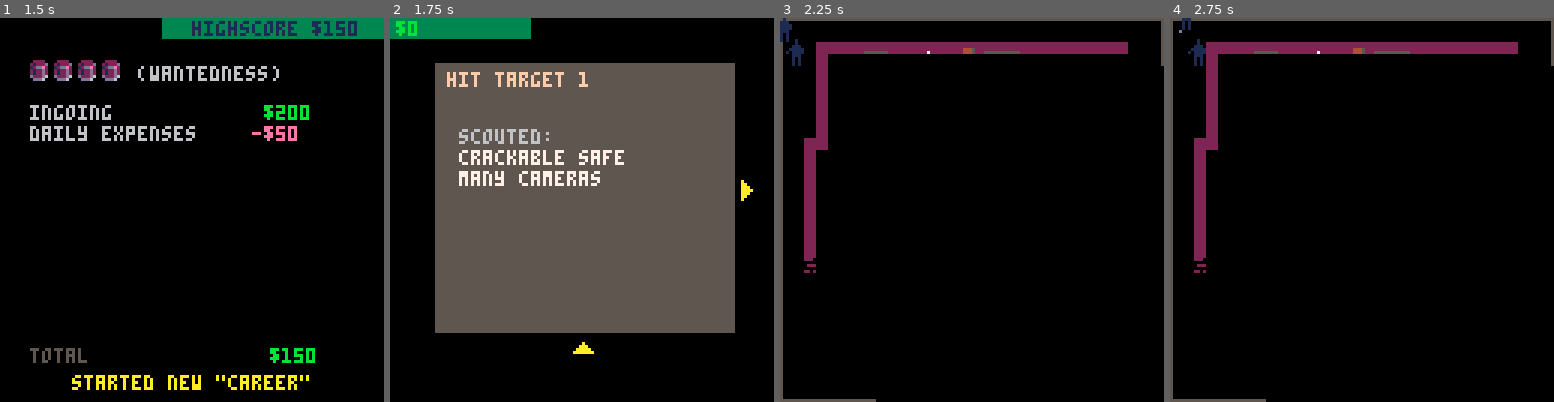
Above: before the commit, frames 1-4 (left to right).
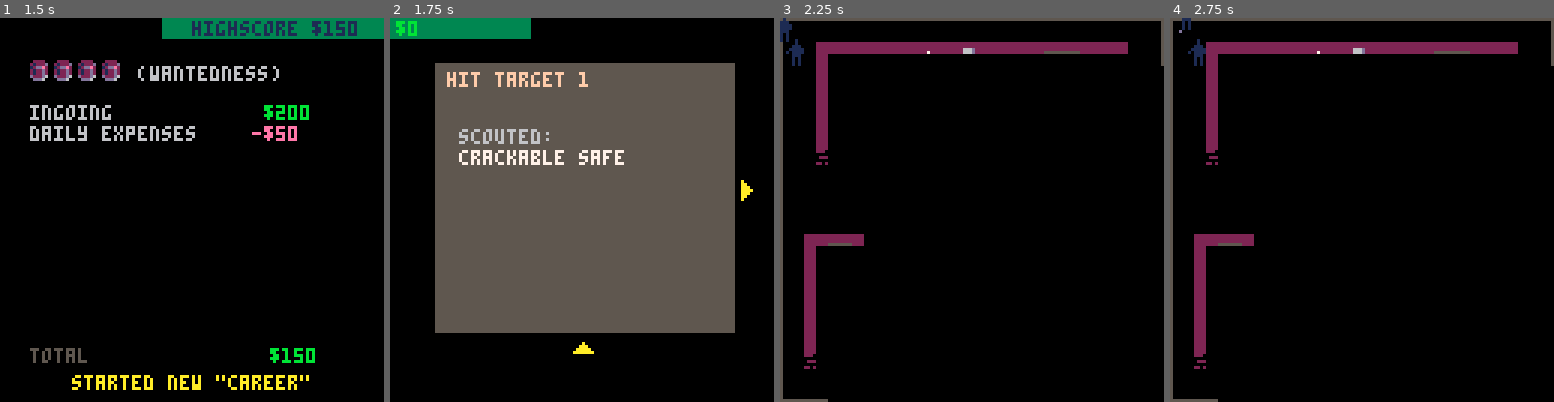
Above: after the commit, the same moments.

Repository: ironchestgames/pico-8-carts
Game: PICO-8 cartridge stealth.p8
Same seed, same stepped clock (60 frames per second), same inputs: the game is played once before the commit and once after it.
Inputs:
- Up to frame 1 (1.5 s): tap X (X key) at 0.33, 1.07 s; tap O (Z key) at 0.7 s
- Up to frame 2 (1.75 s): hold Right from 1.6 s (still down); tap O (Z key) at 1.7 s
- Up to frame 3 (2.25 s): tap X (X key) at 1.85 s; release Right at 2.1 s; tap O (Z key) at 2.1 s; hold Up from 2.15 s (still down)
- Up to frame 4 (2.75 s): release Up at 2.42 s; hold Right from 2.47 s (still down); tap O (Z key) at 2.5 s

Frame 1 is identical in both runs. In frame 2, 0.7% of the frame differs, in the area x 17-55%, y 39-44%; in frame 3, 2.3%, in the area x 6-79%, y 7-100%; in frame 4, 2.3%.

Commit message:
stealth - remove that cameras can be added but shutoff

Diff:
--- a/stealth.p8
+++ b/stealth.p8
@@ -12,8 +12,6 @@
 - smoother loot for safes
 
 - msg.y's should not be in same interval
-
-- remove that cameras can be added shut off? (confusing)
 
 - add door access cards to be found (maybe on desks?)
 
@@ -801,9 +799,6 @@
   end
 
   if rnd() > 0.5 then
-   if rnd() > 0.8 then
-    _c.state=0
-   end
    add(cameras,_c)
   end
 
